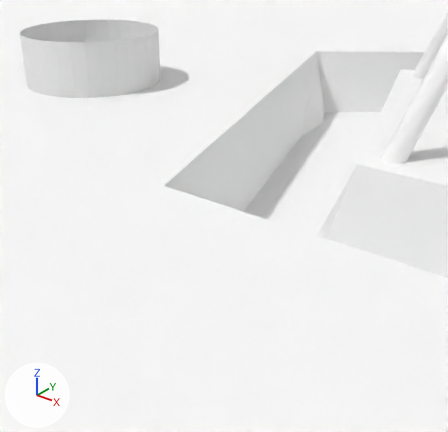
The Blender file data/levels/basic_castle.blend as it was, and as the next commit left it.
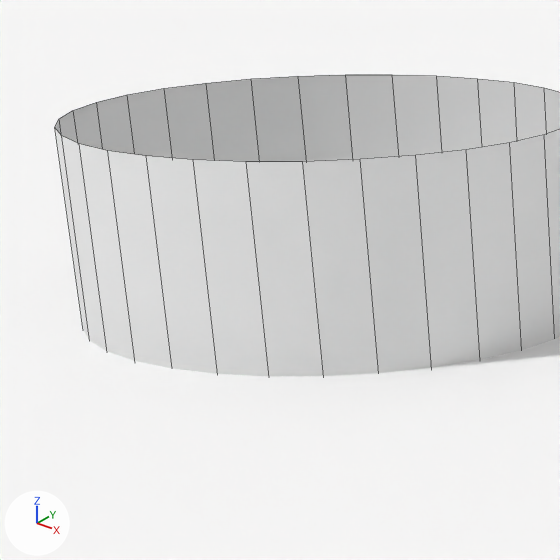
Old and new are each drawn from a 50 mm lens placed at (7.6, -140.7, 37.9), pointed at (-96.3, -10.9, -42.5) and again close up on the part from 1% to 34% of the width and 0% to 34% of the height. Arrows for +X, +Y and +Z are at lower left; the lights stay in place. The close-ups show mesh edges as thin lines.

The first close-up shows 'GlassPrison', 'Ground'.
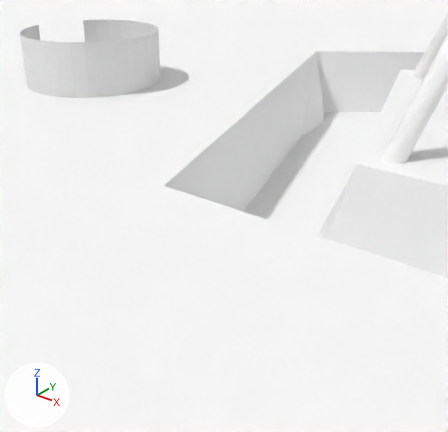
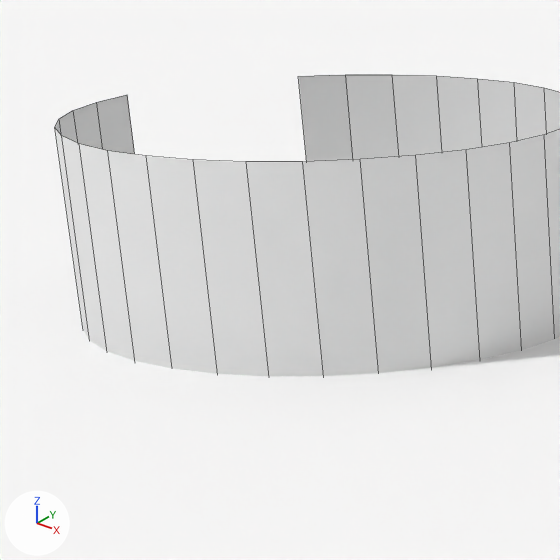
What differs and where, as boxes (x1, y1, x2, y2) in the close-ups (560 x 560 px):
part 1 of me_meshglassprison, deleted
    before: (127, 76, 306, 162)

Patch to the scene script:
```diff
--- a/data/levels/basic_castle.blend.py
+++ b/data/levels/basic_castle.blend.py
@@ me_meshglassprison @@
 me_meshglassprison.from_pydata(...)  # 64 vertices, 32 faces; spans x -18.3..18.3, y -18.3..18.3, z -10.0..10.0
 # used by ob_glassprison; location = (-128.78, -28.07, 0.0)
 # verts and faces of me_meshglassprison; kept vertices keep their numbers, new ones are numbered from 64
 # before: 19 (-17.9, -3.6, -10.0), 20 (-18.3, 0.0, -10.0), 21 (-17.9, 3.6, -10.0), 22 (-16.9, 7.0, -10.0), 23 (-15.2, 10.2, -10.0)
 # before: 51 (-17.9, -3.6, 10.0) at pixel (127, 94), 52 (-18.3, 0.0, 10.0) at pixel (164, 88), 53 (-17.9, 3.6, 10.0) at pixel (206, 83), 54 (-16.9, 7.0, 10.0) at pixel (251, 78), 55 (-15.2, 10.2, 10.0) at pixel (298, 76)
+# me_meshglassprison part 1
+delete_vertices([20, 21, 22, 52, 53, 54])  # with the faces that use them
 me_meshglassprison.materials.append(mat_matglassprison)
```
